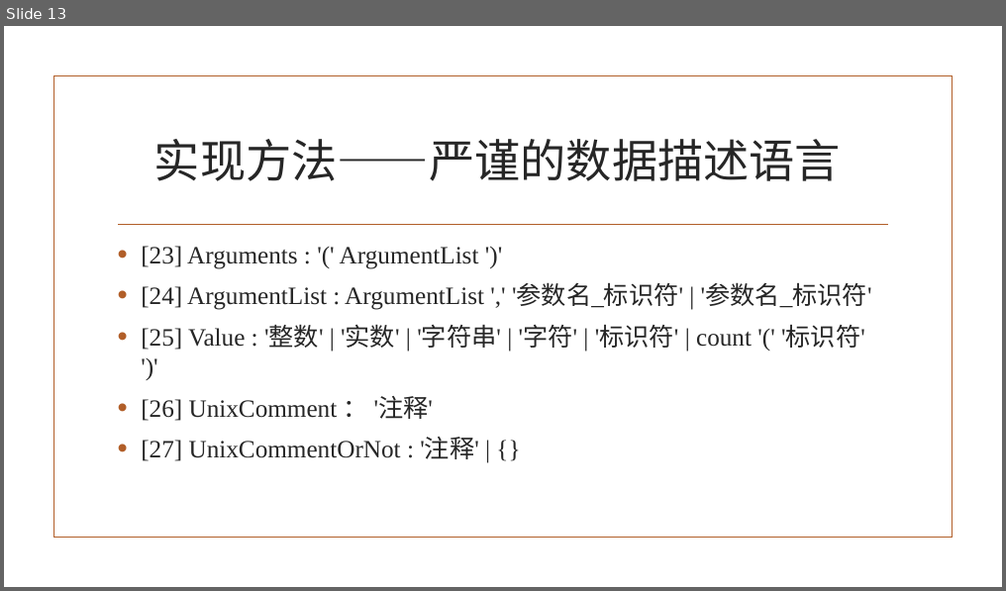
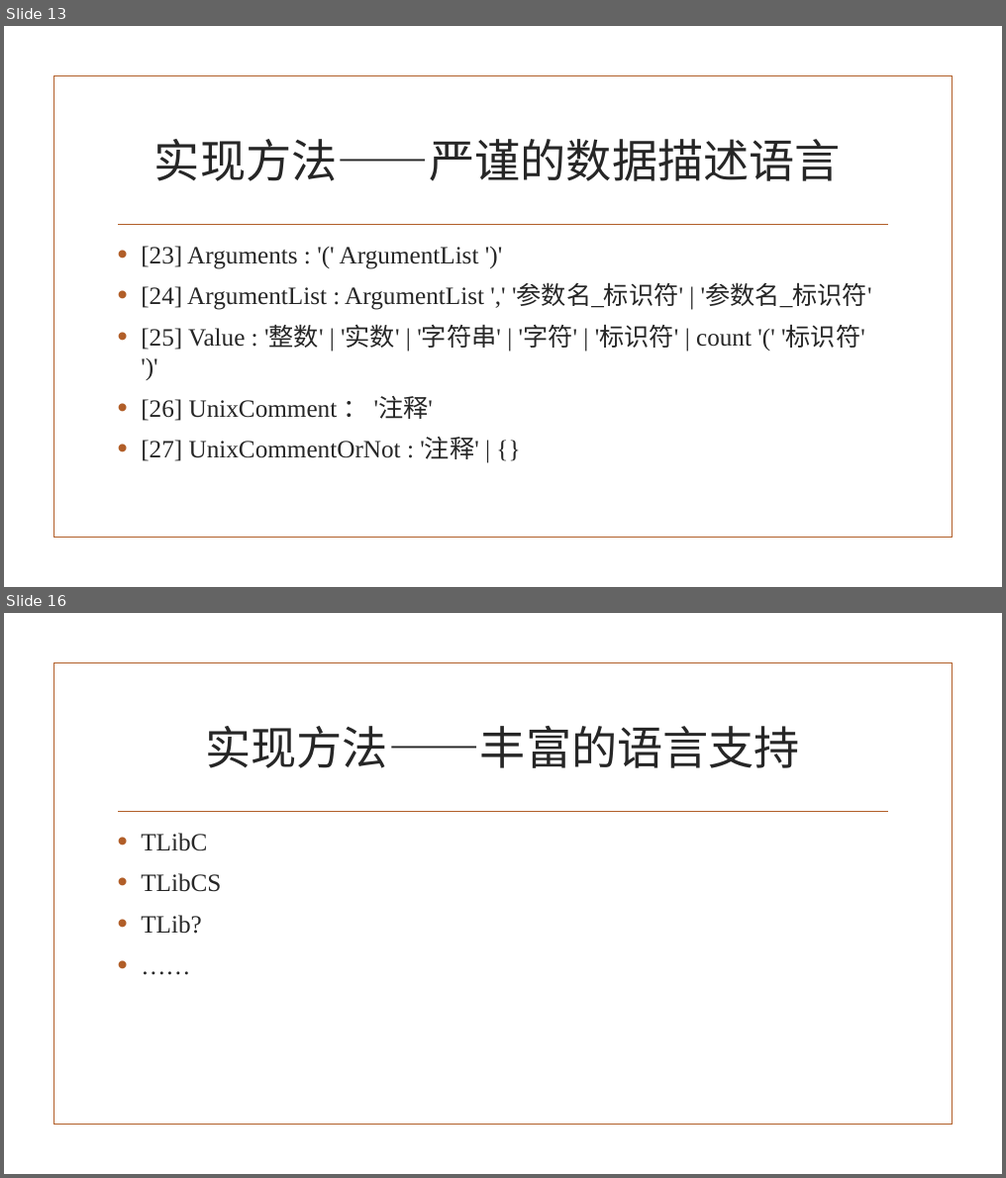
Before and after one commit to tsingpan/TDR, a slide deck: docs/TData.pptx. Shown one above the other, each under a label of ours: slide 13 before the commit, slides 13 and 16 after it; the slides between them are not shown. The pictures are 1006x591 and 1006x1178 pixels, drawn with LibreOffice and Linux fonts; fonts in the diff are those of the drawing; background and template pictures are left out. Boxes give left, top, right and bottom in pixels: in the first picture for what was removed or moved away, otherwise in the second. Text is boxed around its words. In the diff, an @@ line names an element or a change of style, - is before the commit and + after.

```diff
--- a/docs/TData.pptx
+++ b/docs/TData.pptx
@@ slide 16 added at box(4, 613, 1002, 1174), background picture (left out); not listed: 2 template elements that a slide beside it also shows @@
@@ title added at box(205, 726, 800, 768), 44 pt, text #262626 @@
+实现方法——丰富的语言支持
@@ text added at box(141, 833, 221, 934), 24 pt, text #262626 @@
+• TLibC
+• TLibCS
+• TLib?
+• ……
```
Also in this commit, not shown: 2 slides changed, 2 other slides added, 27 other files.
